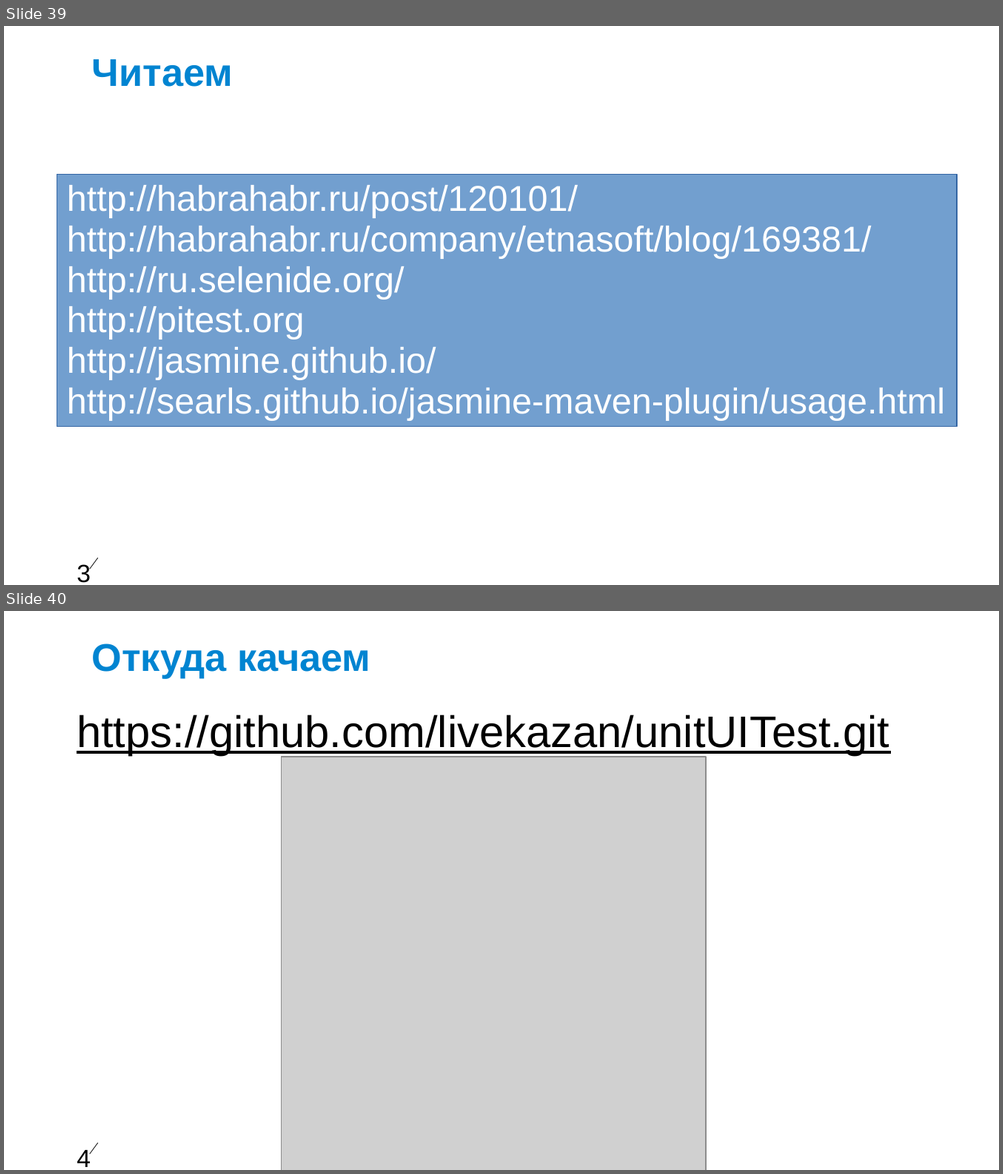
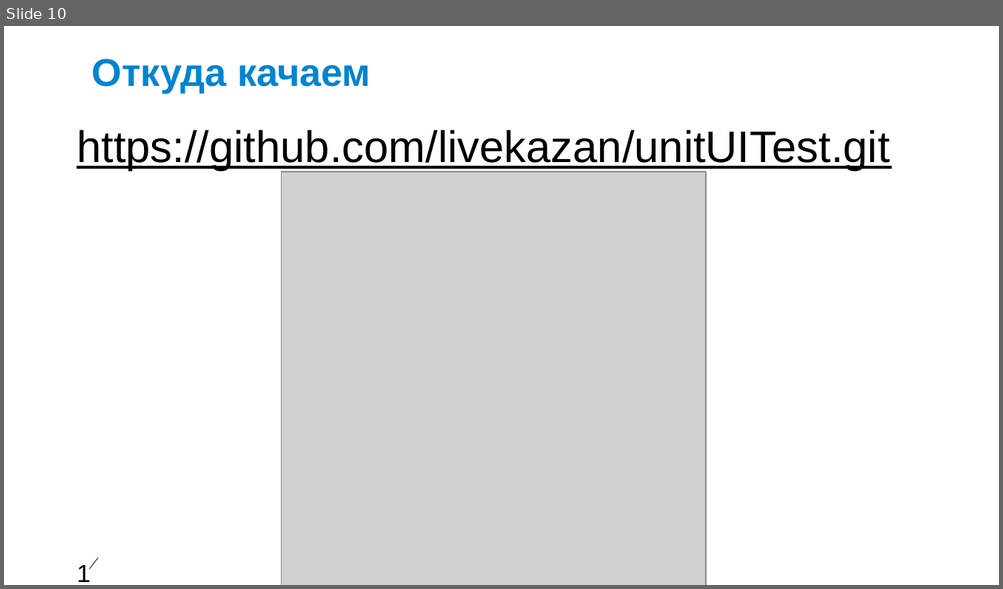
Before and after one commit to livekazan/unitUITest, a slide deck: LiquiBase.ppt. Shown one above the other, each under a label of ours: slides 39 and 40 before the commit, slide 10 after it. The pictures are 1003x1174 and 1003x589 pixels, drawn with LibreOffice and Linux fonts; fonts in the diff are those of the drawing; grey boxes stand for pictures; background and template pictures are left out. Boxes give left, top, right and bottom in pixels: in the first picture for what was removed or moved away, otherwise in the second. Text is boxed around its words. In the diff, an @@ line names an element or a change of style, - is before the commit and + after.

```diff
--- a/LiquiBase.ppt
+++ b/LiquiBase.ppt
@@ slide 39 removed at [4,26,999,585], background #FFFFFF; not listed: 2 template elements that a slide beside it also shows @@
@@ text removed at [92,59,233,87] @@
-Читаем
@@ rectangle removed at [57,174,956,427] @@
-http://habrahabr.ru/post/120101/
-http://habrahabr.ru/company/etnasoft/blog/169381/
-http://ru.selenide.org/
-http://pitest.org
-http://jasmine.github.io/
-http://searls.github.io/jasmine-maven-plugin/usage.html
@@ what was slide 40 is now slide 10 @@
@@ page number at [73,556,90,580]: text changed @@
-40
+10
```
Also in this commit, not shown: 1 slide changed, 8 slides added, 37 other slides removed, 1 other file.
